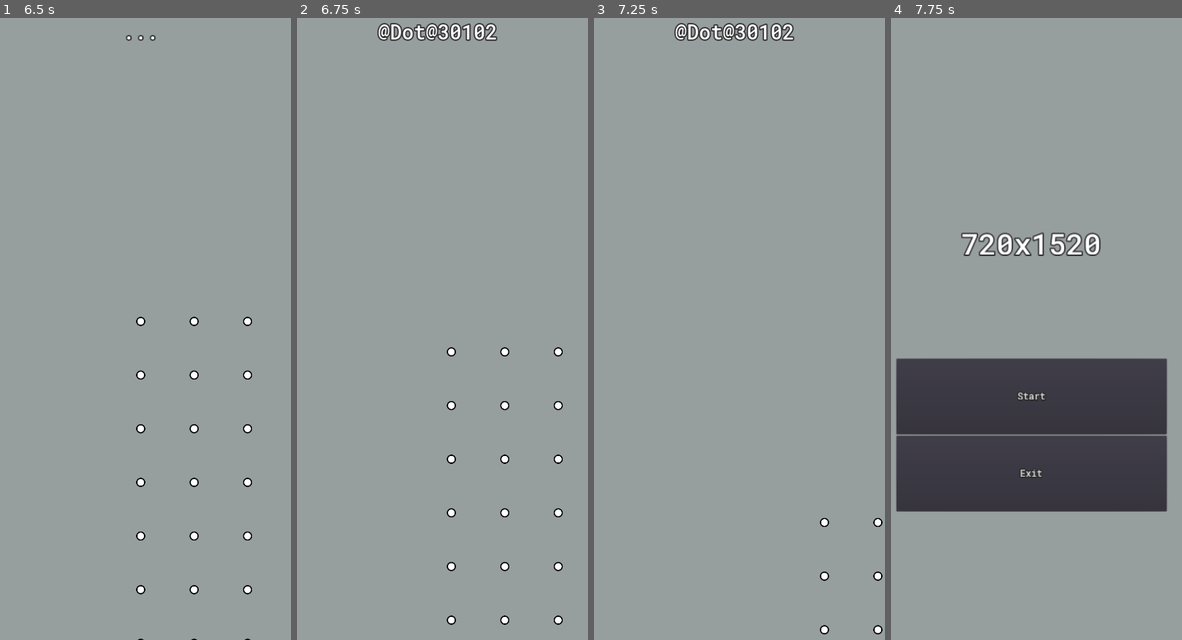
Above: before the commit, frames 1-4 (left to right).
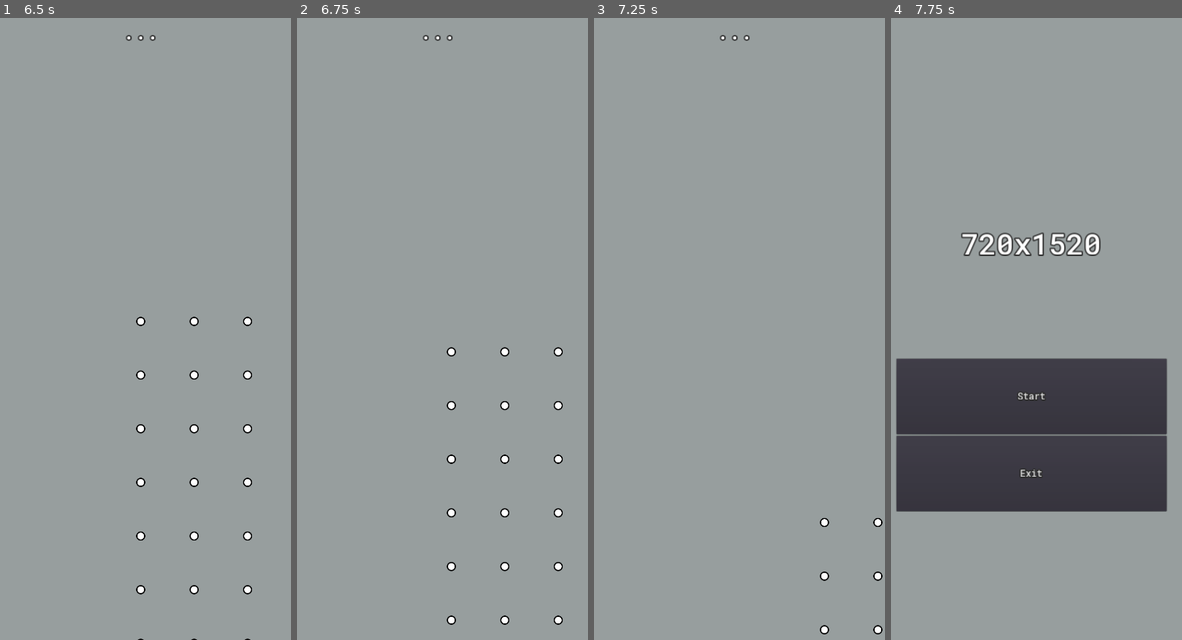
Above: after the commit, the same moments.

Repository: ikhtopod/dotzone-prototype
Game: Godot game, scene res://Maps/MainMenu.tscn
The game is run twice, just before and just after one commit, with the same random seed, the same clock (stepped at 60 frames per second) and the same inputs.
Inputs (mouse positions are in pixels of both pictures, inside the frame that each line leads up to):
- Up to frame 1 (6.5 s): click "Start" at 0.5 s; tap Enter at 1.25, 5 s; move the mouse to (206, 291) at 1.27 s; tap Backspace at 1.35, 3.6, 5.85 s; click (206, 291) at 1.42 s; click "Start" at 2 s; tap Space at 2.75 s; drag from (81, 353) to (139, 322) at 2.77 s; move the mouse to (171, 179) at 3.52 s; click (171, 179) at 3.67 s; click "Start" at 4.25 s; drag from (125, 447) to (194, 322) at 5.02 s; move the mouse to (229, 416) at 5.77 s; click (229, 416) at 5.92 s
- Up to frame 2 (6.75 s): tap Space at 6.5 s; drag from (346, 223) to (436, 428) at 6.52 s
- Up to frame 3 (7.25 s): no input
- Up to frame 4 (7.75 s): move the mouse to (1045, 322) at 7.27 s; tap Backspace at 7.35 s; click (1045, 322) at 7.42 s

Frame 1 is identical in both runs. In frame 2, 0.9% of the frame differs, in the area x 27-69%, y 0-4%; in frame 3, 0.9%; in frame 4, nothing differs.

Commit message:
bug fix

Diff:
--- a/Gameplay/Dot/Dot.tscn
+++ b/Gameplay/Dot/Dot.tscn
@@ -4,7 +4,7 @@
 [ext_resource path="res://Sprite/Dot/default.png" type="Texture" id=2]
 
 [sub_resource type="CircleShape2D" id=1]
-radius = 20.0
+radius = 24.0
 
 [node name="Dot" type="Node2D"]
 script = ExtResource( 1 )
--- a/Gameplay/FingerTouch/FingerTouch.gd
+++ b/Gameplay/FingerTouch/FingerTouch.gd
@@ -3,3 +3,7 @@
 
 func _on_Timer_timeout():
 	queue_free()
+
+
+func _on_FingerTouch_area_entered(area):
+	queue_free()
--- a/Gameplay/FingerTouch/FingerTouch.tscn
+++ b/Gameplay/FingerTouch/FingerTouch.tscn
@@ -21,4 +21,5 @@
 
 [node name="Sprite" type="Sprite" parent="."]
 texture = ExtResource( 1 )
+[connection signal="area_entered" from="." to="." method="_on_FingerTouch_area_entered"]
 [connection signal="timeout" from="Timer" to="." method="_on_Timer_timeout"]
--- a/Maps/Game.gd
+++ b/Maps/Game.gd
@@ -41,5 +41,6 @@
 # Реакция на прикосновение пальца к экрану
 func _TouchReaction(index, touch: TouchManager.TouchEventStat):
 	var finger_touch = FingerTouch.instance()
-	finger_touch.position = touch.Position().Get() + mainCameraTarget.position
+	finger_touch.position = \
+		touch.Position().Get() + mainCamera.position - (get_viewport_rect().size / 2.0)
 	add_child(finger_touch)
